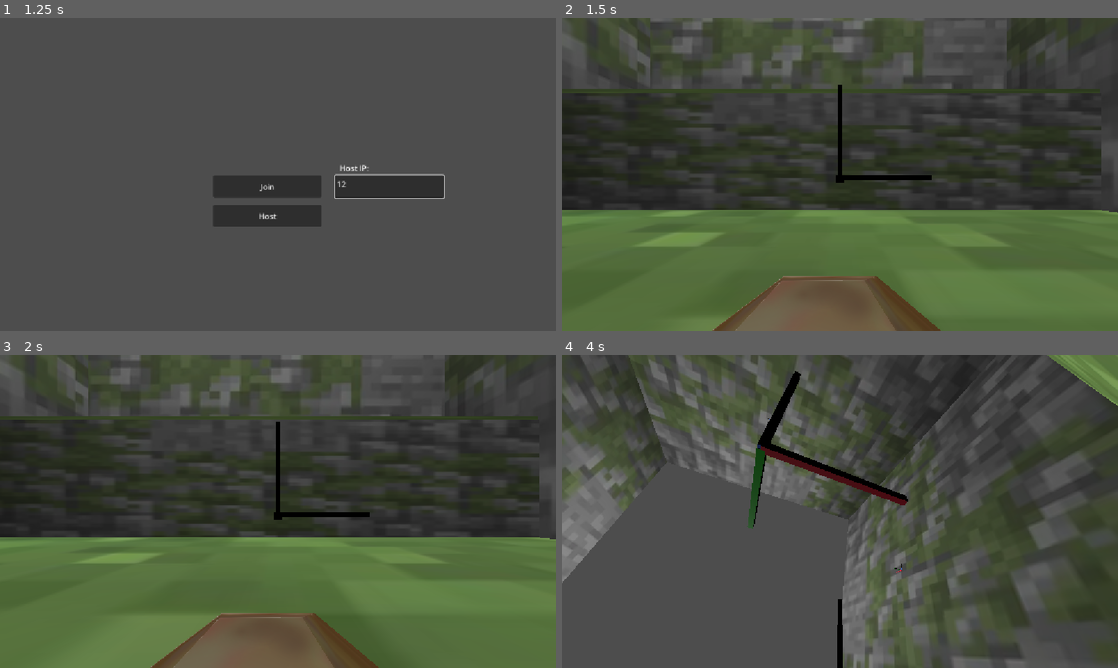
Above: before the commit, frames 1-4 (two rows, left to right).
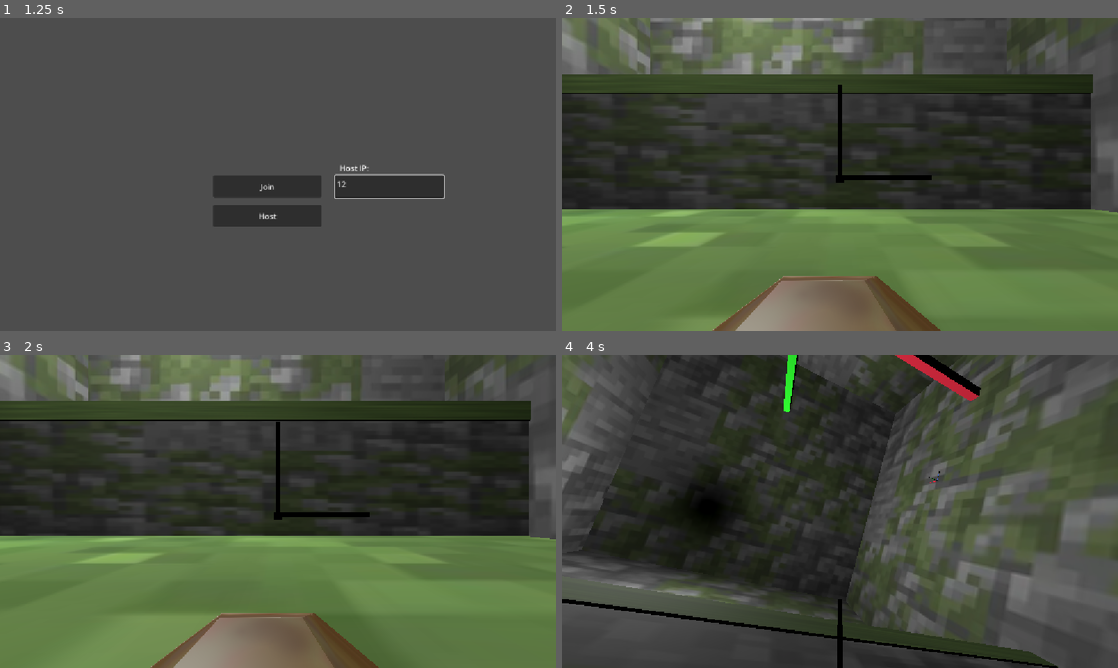
Above: after the commit, the same moments.

Repository: erlewa/bug-box
Game: Godot game, scene res://scenes/main_menu.tscn
Two runs of this game, one before a commit and one after it. Both use one fixed random seed, a clock stepped at 60 frames per second and the inputs below.
Inputs (mouse positions are in pixels of both pictures, inside the frame that each line leads up to):
- Up to frame 1 (1.25 s): click (389, 187) at 0.52 s; type "12" at 0.6 s
- Up to frame 2 (1.5 s): click "Host" at 1.25 s
- Up to frame 3 (2 s): no input
- Up to frame 4 (4 s): tap Enter (ui_accept) at 2, 2.27, 3.02 s; move the mouse to (867, 511) at 2.02 s; hold W (up) from 2.03 s (still down); move the mouse to (812, 511) at 2.77 s; move the mouse to (851, 505) at 3.52 s

Frame 1 is identical in both runs. In frame 2, 19% of the frame differs, in the area x 0-97%, y 0-100%; in frame 3, 16%; in frame 4, 59%, in the area x 0-100%, y 0-100%.

Commit message:
Removed normalization bug, added ceiling, adjusted ledge edges

Diff:
--- a/bug-box/scenes/level_0.tscn
+++ b/bug-box/scenes/level_0.tscn
@@ -13,6 +13,9 @@
 
 [sub_resource type="ConcavePolygonShape3D" id="ConcavePolygonShape3D_7wnc2"]
 data = PackedVector3Array(-16, 0.00049999997, 16, 16, 0.00049999997, 16, -16, -0.00049999997, 16, 16, 0.00049999997, 16 …(788 unchanged characters)…
+
+[sub_resource type="StandardMaterial3D" id="StandardMaterial3D_uijja"]
+albedo_texture = ExtResource("2_uijja")
 
 [sub_resource type="StandardMaterial3D" id="StandardMaterial3D_xp8tn"]
 albedo_texture = ExtResource("2_uijja")
@@ -42,8 +45,22 @@
 transform = Transform3D(1, 0, 0, 0, 1, 0, 0, 0, 1, -1.0484066, 0.21992517, -0.88790274)
 shape = SubResource("ConcavePolygonShape3D_7wnc2")
 
+[node name="Ceiling" type="StaticBody3D" parent="." unique_id=1783593793]
+transform = Transform3D(-1, 8.742278e-08, 0, -8.742278e-08, -1, 0, 0, 0, 1, -2, 30, 1)
+metadata/_edit_group_ = true
+
+[node name="MeshInstance3D" type="MeshInstance3D" parent="Ceiling" unique_id=1216233899]
+transform = Transform3D(1, 0, 0, 0, 1, 0, 0, 0, 1, -1.0484066, -0.2795748, -0.88790274)
+material_override = SubResource("StandardMaterial3D_uijja")
+mesh = SubResource("BoxMesh_l14r6")
+metadata/_edit_group_ = true
+
+[node name="CollisionShape3D2" type="CollisionShape3D" parent="Ceiling" unique_id=238281223]
+transform = Transform3D(1, 0, 0, 0, 1, 0, 0, 0, 1, -1.0484066, 0.21992517, -0.88790274)
+shape = SubResource("ConcavePolygonShape3D_7wnc2")
+
 [node name="Floor2" type="StaticBody3D" parent="." unique_id=1460159960]
-transform = Transform3D(1, 0, 0, 0, 1, 0, 0, 0, 1, 0, 5.875, -24.448)
+transform = Transform3D(1.1, 0, 0, 0, 1.1, 0, 0, 0, 1.1, 0, 6.875, -26.3)
 metadata/_edit_group_ = true
 
 [node name="MeshInstance3D" type="MeshInstance3D" parent="Floor2" unique_id=645739848]
@@ -53,6 +70,20 @@
 metadata/_edit_group_ = true
 
 [node name="CollisionShape3D2" type="CollisionShape3D" parent="Floor2" unique_id=194847877]
+transform = Transform3D(1, 0, 0, 0, 1, 0, 0, 0, 1, -1.0484066, 0.21992517, -0.88790274)
+shape = SubResource("ConcavePolygonShape3D_7wnc2")
+
+[node name="Floor3" type="StaticBody3D" parent="." unique_id=458579457]
+transform = Transform3D(1.21, 0, 0, 0, 0.8555992, 0.8555992, 0, -0.8555992, 0.8555992, 0, 7.4375, 12.77)
+metadata/_edit_group_ = true
+
+[node name="MeshInstance3D" type="MeshInstance3D" parent="Floor3" unique_id=1769673888]
+transform = Transform3D(1, 0, 0, 0, 1, 0, 0, 0, 1, -1.0484066, -0.2795748, -0.88790274)
+material_override = SubResource("StandardMaterial3D_5nv5w")
+mesh = SubResource("BoxMesh_l14r6")
+metadata/_edit_group_ = true
+
+[node name="CollisionShape3D2" type="CollisionShape3D" parent="Floor3" unique_id=1500501834]
 transform = Transform3D(1, 0, 0, 0, 1, 0, 0, 0, 1, -1.0484066, 0.21992517, -0.88790274)
 shape = SubResource("ConcavePolygonShape3D_7wnc2")
 
@@ -115,7 +146,7 @@
 shape = SubResource("ConcavePolygonShape3D_7wnc2")
 
 [node name="Wall5" type="StaticBody3D" parent="." unique_id=1501275274]
-transform = Transform3D(1.9106855e-15, 4.3711385e-08, 0.99999994, 1, -4.3711385e-08, 0, 4.371139e-08, 0.99999994, -4.3711385e-08, 0, -8.081833, -9.530491)
+transform = Transform3D(2.101754e-15, 4.8082526e-08, 1.1, 1.1, -4.8082526e-08, 0, 4.8082526e-08, 1.1, -4.8082526e-08, 0, -9.082, -10)
 metadata/_edit_group_ = true
 
 [node name="MeshInstance3D" type="MeshInstance3D" parent="Wall5" unique_id=868576150]
@@ -128,7 +159,7 @@
 shape = SubResource("ConcavePolygonShape3D_7wnc2")
 
 [node name="SpotLight3D2" type="SpotLight3D" parent="." unique_id=1799223686]
-transform = Transform3D(0.9999638, 1.820527e-05, -0.008506398, 0.008506417, -0.0021401034, 0.9999616, 0, -0.9999978, -0.0021401807, -2.8354492, 32.46724, -1.6295834)
+transform = Transform3D(0.9999638, 1.820527e-05, -0.008506398, 0.008506417, -0.0021401034, 0.9999616, 0, -0.9999978, -0.0021401807, -6.835449, 20.46724, -7.6295834)
 light_energy = 32.0
 spot_range = 4096.0
 spot_angle = 180.0
--- a/bug-box/scripts/player.gd
+++ b/bug-box/scripts/player.gd
@@ -109,7 +109,7 @@
 
 	tween.tween_method(
 		func(weight: float):
-			global_transform.basis = start_basis.slerp(target_basis, weight),
+			global_transform.basis = start_basis.slerp(target_basis.orthonormalized(), weight),
 		0.0, 1.0, 0.25
 	)
 	tween.tween_callback(
